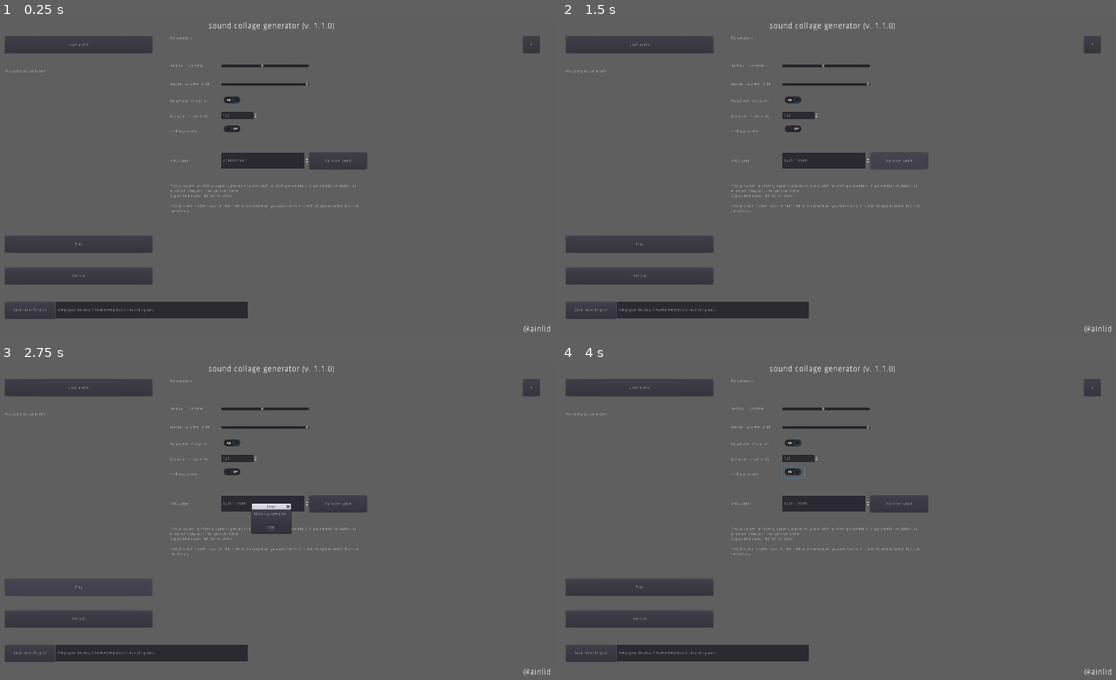
Above: before the commit, frames 1-4 (two rows, left to right).
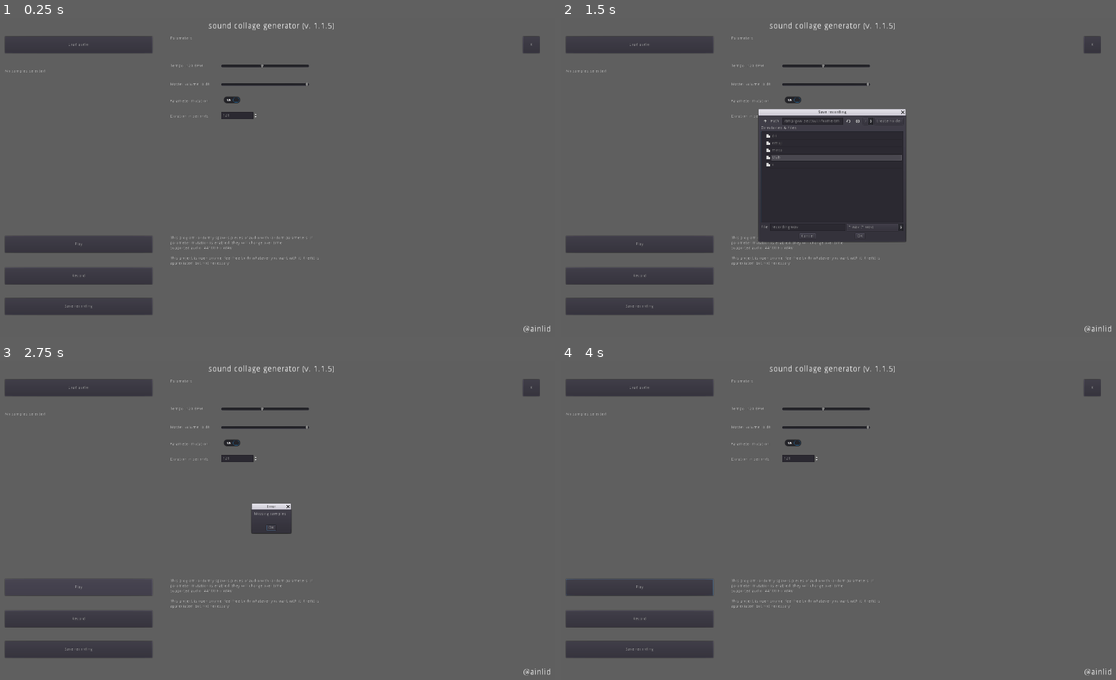
Above: after the commit, the same moments.

Repository: Ainlid/sound_collage_generator
Game: Godot game, scene res://core/core.tscn
Two runs of this game, one before a commit and one after it. Both use one fixed random seed, a clock stepped at 60 frames per second and the inputs below.
Inputs (mouse positions are in pixels of both pictures, inside the frame that each line leads up to):
- Up to frame 1 (0.25 s): no input
- Up to frame 2 (1.5 s): click "Save recording to:" (after the commit: "Save recording") at 0.5 s; click (899, 161) at 1.25 s, where only the run before the commit has a clickable "Random seed"
- Up to frame 3 (2.75 s): click "Play" at 2 s
- Up to frame 4 (4 s): click "Play" at 2.75 s; click (794, 472) at 3.52 s

The runs differ from the first frame. In frame 1, 3.4% of the frame differs, in the area x 0-67%, y 1-95%; in frame 2, 12%; in frame 3, 3.2%; in frame 4, 3.5%.
Error before the commit: Invalid call. Nonexistent function 'save_to_wav' in base 'Nil'. (res://core/core.gd:179)

Commit message:
1.1.5 ready
removed failed seed functions, proper save dialog and a few other things

Diff:
--- a/core/core.gd
+++ b/core/core.gd
@@ -20,10 +20,8 @@
 var playing = false
 
 var mutation_enabled = true
-var endless_enabled = false
 
 var rng
-var rng_seed
 
 var grain = preload("res://grain/grain.tscn")
 
@@ -33,11 +31,10 @@
 onready var duration_label = $interface/settings/duration_label
 onready var duration_spinbox = $interface/settings/duration_spinbox
 
-onready var seed_box = $interface/settings/seed_box
-
 onready var audio_record = $audio_record
 onready var record_button = $interface/record_button
-onready var save_path_label = $interface/save_path_label
+onready var save_dialog = $interface/save_dialog
+onready var null_save_error = $interface/null_save_error
 
 var effect
 var recording
@@ -52,20 +49,12 @@
 	_set_tempo(120.0)
 	_set_duration(120.0)
 	_set_master_volume(0.0)
-	_randomize_seed()
+	rng.seed = randi()
 	_clear_samples()
 
 	effect = AudioServer.get_bus_effect(0, 0)
-	save_path_label.text = OS.get_executable_path().get_base_dir() + "/recording.wav"
-
-func _set_seed(value):
-	rng_seed = value
-	rng.seed = value
-	seed_box.value = value
-
-func _randomize_seed():
-	var new_seed = randi()
-	_set_seed(new_seed)
+	save_dialog.current_dir = OS.get_executable_path().get_base_dir()
+	save_dialog.current_file = "recording.wav"
 
 func _set_tempo(value):
 	tempo = value
@@ -151,12 +140,8 @@
 		_play_stop()
 
 func _play_start():
-	_set_seed(rng_seed)
 	_generate_samples()
 	timer_tick.start()
-	if !endless_enabled:
-		timer_end.wait_time = duration
-		timer_end.start()
 	playing = true
 	play_button.text = "Stop"
 
@@ -175,8 +160,13 @@
 		record_button.text = "Stop recording"
 
 func _save_pressed():
-	var save_path = save_path_label.text
-	recording.save_to_wav(save_path)
+	save_dialog.popup_centered()
+
+func _save_confirmed(save_path):
+	if recording:
+		recording.save_to_wav(save_path)
+	else:
+		null_save_error.popup_centered()
 
 func _tick():
 	_spawn_grain()
@@ -187,7 +177,7 @@
 		tick_index = 0
 
 func _mutate():
-	var amount = rng.randi()%samples.size()
+	var amount = rng.randi_range(1, samples.size())
 	for n in amount:
 		var sample_id = rng.randi()%samples.size()
 		var sample = samples[sample_id]
@@ -210,6 +200,3 @@
 
 func _mutate_toggled(button_pressed):
 	mutation_enabled = button_pressed
-
-func _endless_toggled(button_pressed):
-	endless_enabled = button_pressed
--- a/core/core.tscn
+++ b/core/core.tscn
@@ -8,9 +8,6 @@
 script = ExtResource( 1 )
 
 [node name="timer_tick" type="Timer" parent="."]
-
-[node name="timer_end" type="Timer" parent="."]
-one_shot = true
 
 [node name="bg" type="ColorRect" parent="."]
 margin_right = 1920.0
@@ -33,7 +30,7 @@
 margin_right = 960.0
 margin_bottom = 41.0
 rect_scale = Vector2( 2, 2 )
-text = "sound collage generator (v. 1.1.0)"
+text = "sound collage generator (v. 1.1.5)"
 align = 1
 __meta__ = {
 "_edit_use_anchors_": false
@@ -51,10 +48,10 @@
 }
 
 [node name="info" type="Label" parent="interface"]
-margin_left = 620.0
-margin_top = 559.0
-margin_right = 1280.0
-margin_bottom = 658.0
+margin_left = 621.0
+margin_top = 733.0
+margin_right = 1144.0
+margin_bottom = 895.0
 text = "This program randomly spawns pieces of audio with random parameters. If parameter mutation is enabled, they will change over time.
 Supported audio: 44100 Hz WAV
 
@@ -87,22 +84,32 @@
 
 [node name="save_button" type="Button" parent="interface"]
 margin_left = 67.0
-margin_top = 953.551
-margin_right = 237.0
-margin_bottom = 1009.55
-text = "Save recording to:"
-__meta__ = {
-"_edit_use_anchors_": false
-}
-
-[node name="save_path_label" type="LineEdit" parent="interface"]
-margin_left = 237.0
-margin_top = 954.0
-margin_right = 882.0
-margin_bottom = 1010.0
-__meta__ = {
-"_edit_use_anchors_": false
-}
+margin_top = 941.272
+margin_right = 561.0
+margin_bottom = 997.272
+text = "Save recording"
+__meta__ = {
+"_edit_use_anchors_": false
+}
+
+[node name="null_save_error" type="AcceptDialog" parent="interface"]
+margin_left = 632.0
+margin_top = 882.0
+margin_right = 909.0
+margin_bottom = 1005.0
+window_title = "Error"
+dialog_text = "Empty recording"
+
+[node name="save_dialog" type="FileDialog" parent="interface"]
+margin_left = 68.0
+margin_top = 1034.0
+margin_right = 561.0
+margin_bottom = 1457.0
+window_title = "Save recording"
+access = 2
+filters = PoolStringArray( "*.wav" )
+current_dir = "/Daniil/sound_collage_generator"
+current_path = "/Daniil/sound_collage_generator/"
 
 [node name="quit_button" type="Button" parent="interface"]
 margin_left = 1803.18
@@ -209,57 +216,6 @@
 margin_right = 915.0
 margin_bottom = 341.0
 max_value = 6000.0
-__meta__ = {
-"_edit_use_anchors_": false
-}
-
-[node name="endless_label" type="Label" parent="interface/settings"]
-margin_left = 621.0
-margin_top = 353.586
-margin_right = 757.0
-margin_bottom = 409.586
-text = "Endless mode: "
-valign = 1
-__meta__ = {
-"_edit_use_anchors_": false
-}
-
-[node name="endless_toggle" type="CheckButton" parent="interface/settings"]
-margin_left = 791.0
-margin_top = 353.586
-margin_right = 867.0
-margin_bottom = 393.586
-__meta__ = {
-"_edit_use_anchors_": false
-}
-
-[node name="seed_box" type="SpinBox" parent="interface/settings"]
-margin_left = 791.0
-margin_top = 452.907
-margin_right = 1087.0
-margin_bottom = 506.907
-max_value = 4.29497e+09
-__meta__ = {
-"_edit_use_anchors_": false
-}
-
-[node name="seed_label" type="Label" parent="interface/settings"]
-margin_left = 621.0
-margin_top = 452.907
-margin_right = 746.0
-margin_bottom = 508.907
-text = "RNG seed: "
-valign = 1
-__meta__ = {
-"_edit_use_anchors_": false
-}
-
-[node name="seed_random_button" type="Button" parent="interface/settings"]
-margin_left = 1087.0
-margin_top = 452.907
-margin_right = 1280.0
-margin_bottom = 508.907
-text = "Random seed"
 __meta__ = {
 "_edit_use_anchors_": false
 }
@@ -323,17 +279,14 @@
 autoplay = true
 
 [connection signal="timeout" from="timer_tick" to="." method="_tick"]
-[connection signal="timeout" from="timer_end" to="." method="_play_stop"]
 [connection signal="pressed" from="interface/play_button" to="." method="_play_pressed"]
 [connection signal="pressed" from="interface/record_button" to="." method="_record_pressed"]
 [connection signal="pressed" from="interface/save_button" to="." method="_save_pressed"]
+[connection signal="file_selected" from="interface/save_dialog" to="." method="_save_confirmed"]
 [connection signal="pressed" from="interface/quit_button" to="." method="_quit_pressed"]
 [connection signal="value_changed" from="interface/settings/tempo_slider" to="." method="_set_tempo"]
 [connection signal="value_changed" from="interface/settings/master_volume_slider" to="." method="_set_master_volume"]
 [connection signal="toggled" from="interface/settings/mutate_toggle" to="." method="_mutate_toggled"]
 [connection signal="value_changed" from="interface/settings/duration_spinbox" to="." method="_set_duration"]
-[connection signal="toggled" from="interface/settings/endless_toggle" to="." method="_endless_toggled"]
-[connection signal="value_changed" from="interface/settings/seed_box" to="." method="_set_seed"]
-[connection signal="pressed" from="interface/settings/seed_random_button" to="." method="_randomize_seed"]
 [connection signal="pressed" from="interface/load_menu/load_button" to="." method="_load_pressed"]
 [connection signal="files_selected" from="interface/load_menu/file_dialog" to="." method="_files_selected"]
Not shown, changed: export_presets.cfg
